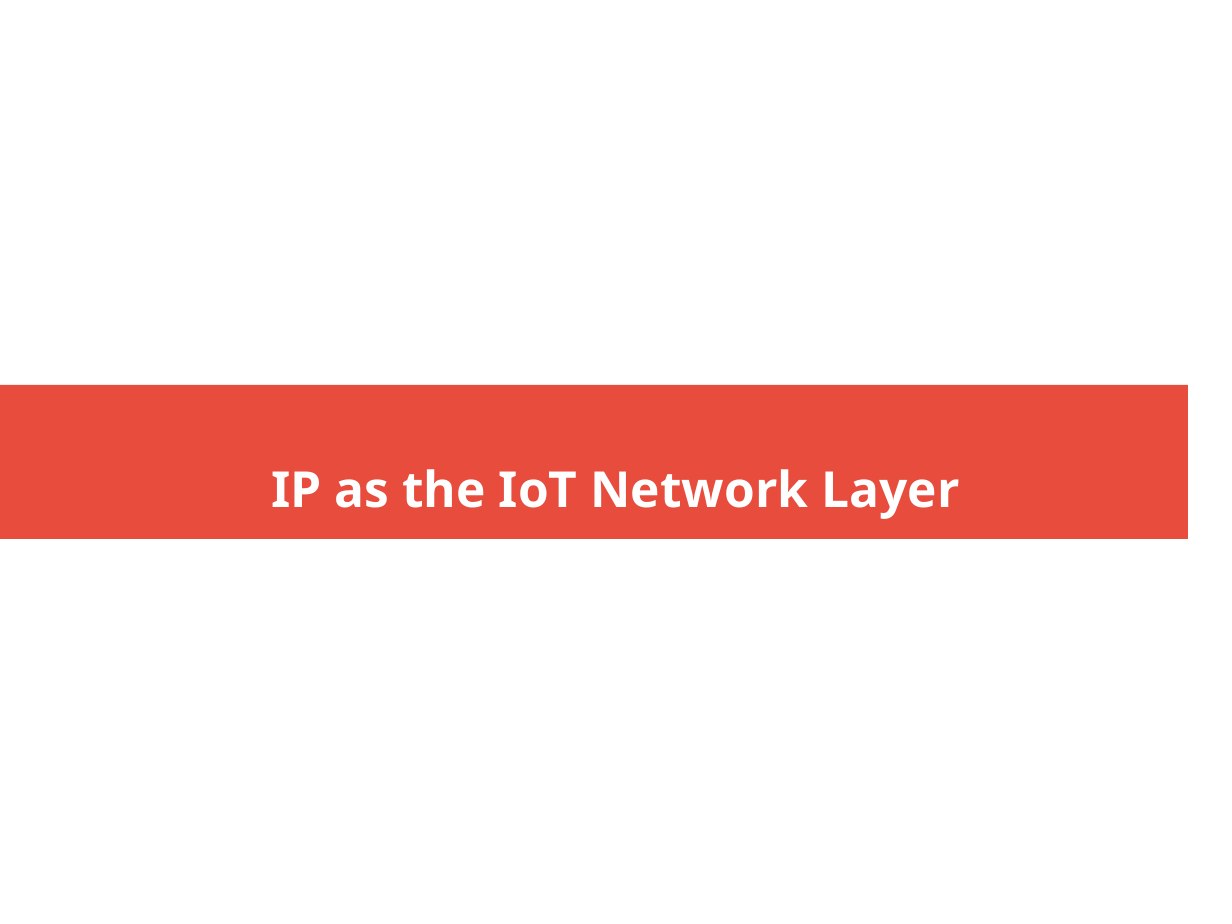
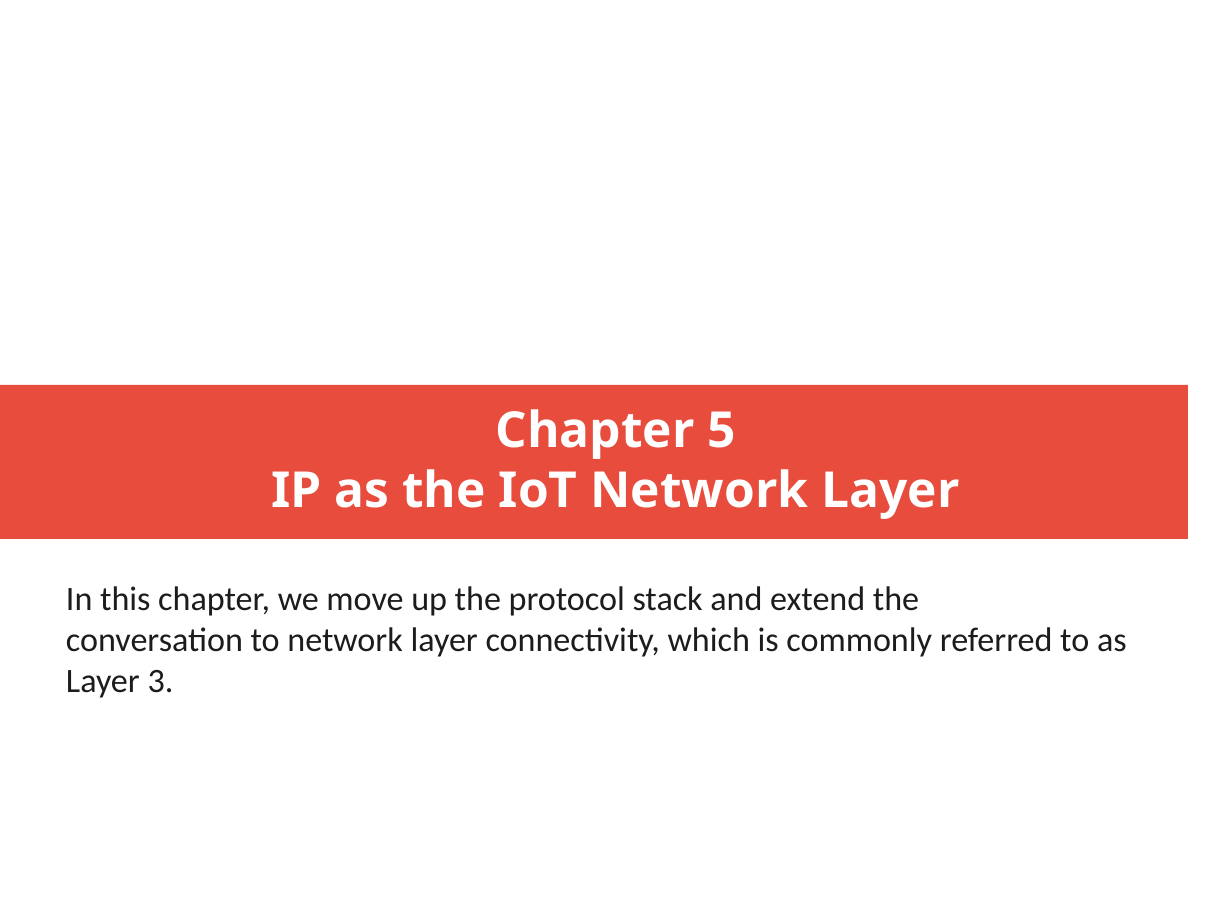
Before and after one commit to Dihfahsih1/Masters-Software-Engineering, a slide deck: slide 1 of yr-sem1/IoT/Chapter-5-slides.odp. Drawn at 1232x924 pixels with LibreOffice and Linux fonts; fonts in the diff are those of the drawing. Boxes give left, top, right and bottom in pixels: in the first picture for what was removed or moved away, otherwise in the second. Text is boxed around its words. In the diff, an @@ line names an element or a change of style, - is before the commit and + after.

```diff
--- a/yr-sem1/IoT/Chapter-5-slides.odp
+++ b/yr-sem1/IoT/Chapter-5-slides.odp
@@ title at [271, 409, 959, 519]: text changed @@
-IP as the IoT Network Layer
+Chapter 5
+IP as the IoT Network Layer
@@ subtitle added at [66, 586, 1127, 698], 22 pt, text #1C1C1C @@
+In this chapter, we move up the protocol stack and extend the
+conversation to network layer connectivity, which is commonly referred to as Layer 3.
```
Also in this commit, not shown: 1 other slide changed, 37 slides added, 1 slide removed, 7 other files.
